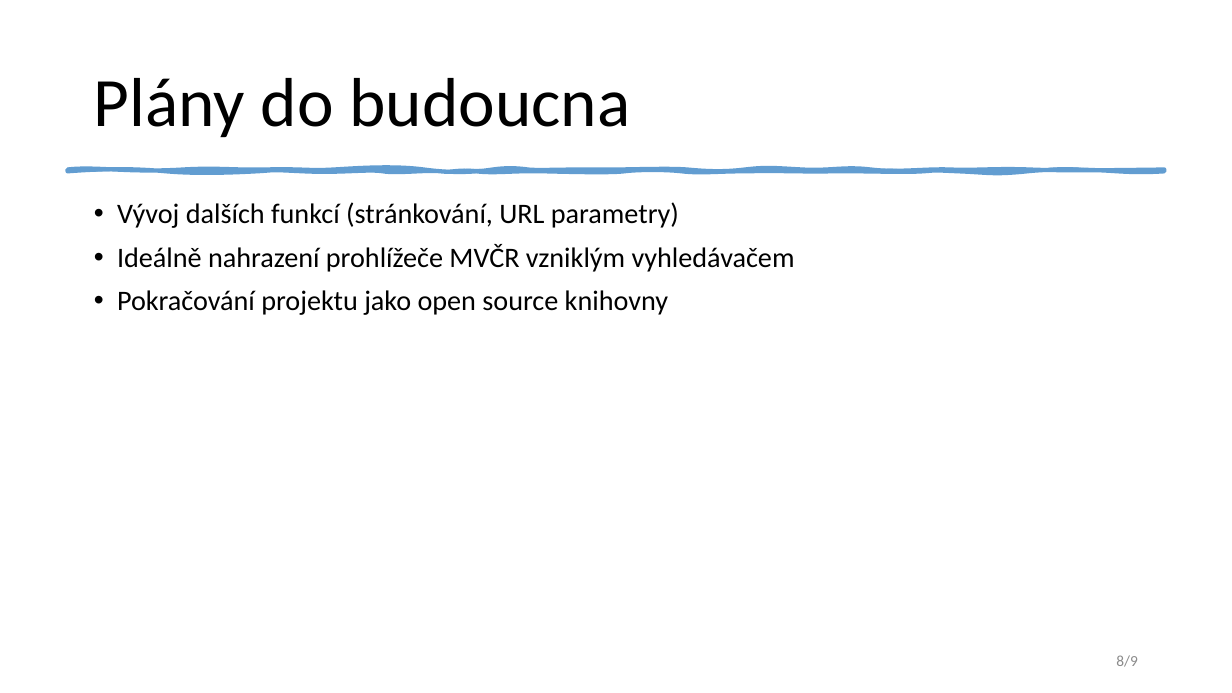
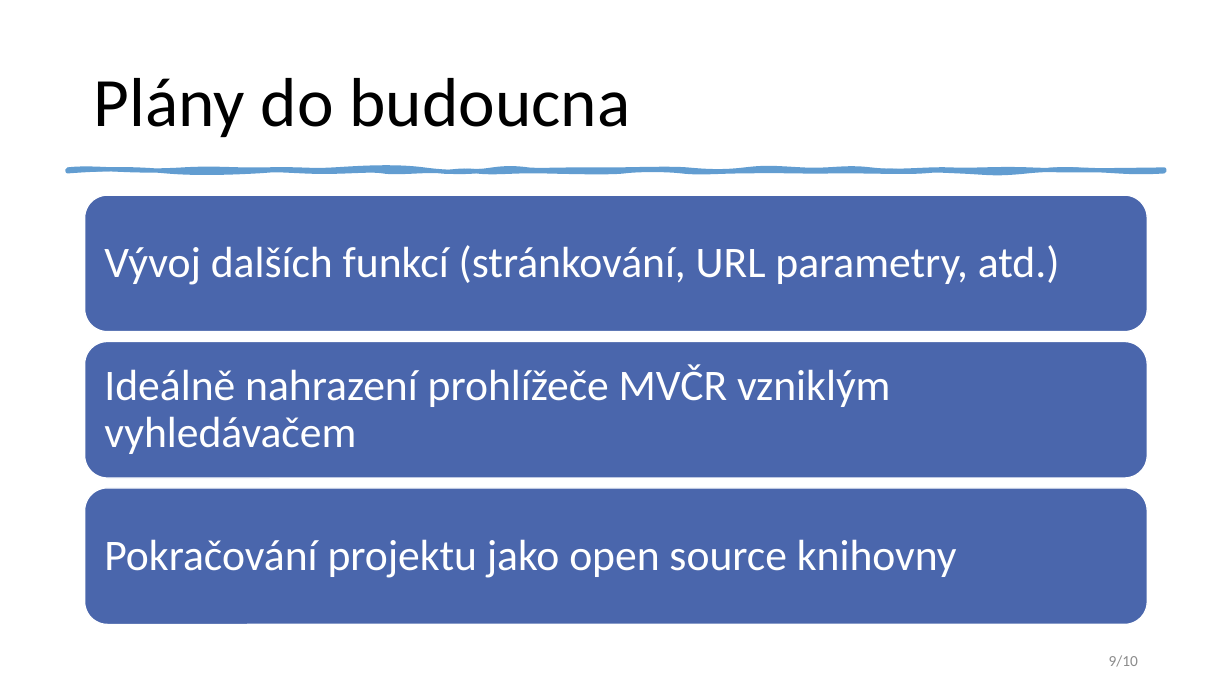
Before and after one commit to bouredan/sfs-docs, a slide deck: slide 9 of bachelor-thesis/presentation/obhajoba_prezentace.pptx (slide 8 before the commit). Drawn at 1232x693 pixels with LibreOffice and Linux fonts; fonts in the diff are those of the drawing. Boxes give left, top, right and bottom in pixels: in the first picture for what was removed or moved away, otherwise in the second. Text is boxed around its words. In the diff, an @@ line names an element or a change of style, - is before the commit and + after.

```diff
--- a/bachelor-thesis/presentation/obhajoba_prezentace.pptx
+++ b/bachelor-thesis/presentation/obhajoba_prezentace.pptx
@@ text removed at (x1=117, y1=202, x2=795, y2=315) @@
-• Vývoj dalších funkcí (stránkování, URL parametry)
-• Ideálně nahrazení prohlížeče MVČR vzniklým vyhledávačem
-• Pokračování projektu jako open source knihovny
@@ group added at (x1=85, y1=195, x2=1148, y2=625): 3 rounded rectangles, 3 texts @@
+Vývoj dalších funkcí (stránkování, URL parametry, atd.)
+Ideálně nahrazení prohlížeče MVČR vzniklým vyhledávačem
+Pokračování projektu jako open source knihovny
@@ page number at (x1=1109, y1=655, x2=1138, y2=667): text changed @@
-8/9
+9/10
```
Also in this commit, not shown: 5 other slides changed, 3 slides added, 2 slides removed, 4 other files.
